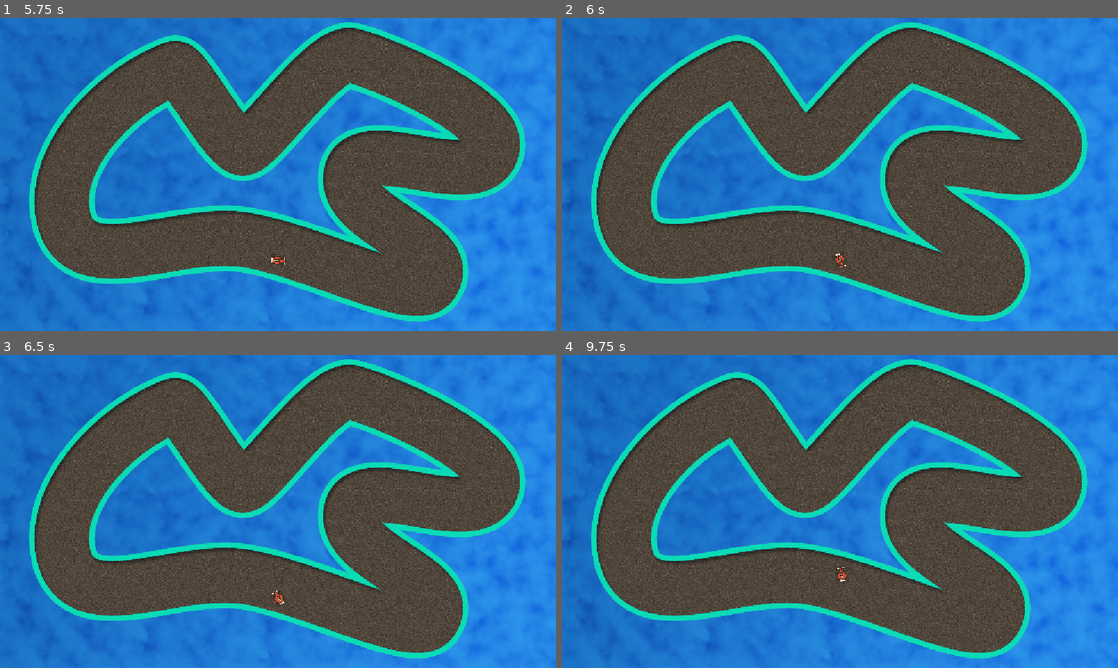
Above: before the commit, frames 1-4 (two rows, left to right).
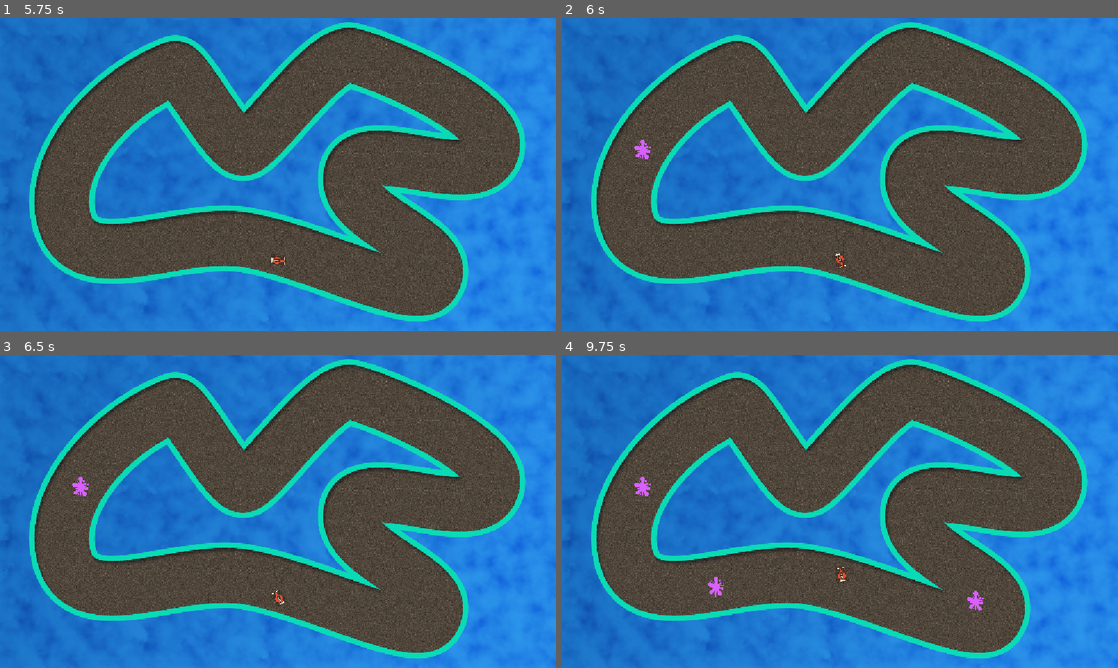
Above: after the commit, the same moments.

Repository: koreem-ahmed/mad-racer
Game: Godot game, scene res://scenes/Tracks/track1.tscn
Two runs of this game, one before a commit and one after it. Both use one fixed random seed, a clock stepped at 60 frames per second and the inputs below.
Inputs (mouse positions are in pixels of both pictures, inside the frame that each line leads up to):
- Up to frame 1 (5.75 s): tap Enter at 0.5, 2, 3.5 s; move the mouse to (400, 158) at 0.52 s; hold Right (ui_right) 0.53-1.28 s; tap Alt every 1.5 s from 0.6 to 5.1 s; click (400, 158) at 0.67 s; tap Space at 1.25, 2.75, 4.25 s; move the mouse to (166, 190) at 1.27 s; hold Down 1.28-2.03 s; tap Shift at 1.35, 2.85, 4.35 s; move the mouse to (333, 105) at 2.02 s; hold Right (ui_right) 2.03-2.78 s; move the mouse to (250, 237) at 2.77 s; hold Up (ui_up) 2.78-3.53 s; click (250, 237) at 2.92 s; move the mouse to (444, 221) at 3.52 s; hold Left (ui_left) 3.53-5.03 s; move the mouse to (111, 127) at 4.27 s; move the mouse to (305, 174) at 5.02 s; hold Down from 5.03 s (still down); click (305, 174) at 5.17 s
- Up to frame 2 (6 s): move the mouse to (756, 96) at 5.77 s; release Down at 5.78 s; hold Right (ui_right) from 5.78 s (still down); tap Shift at 5.85 s
- Up to frame 3 (6.5 s): keep holding Right (ui_right)
- Up to frame 4 (9.75 s): move the mouse to (962, 495) at 6.52 s; release Right (ui_right) at 6.53 s; hold Up (ui_up) 6.53-7.28 s; tap Alt at 6.6, 8.1, 9.6 s; move the mouse to (728, 527) at 7.27 s; hold Right (ui_right) 7.28-8.03 s; tap Shift at 7.35, 8.85 s; click (728, 527) at 7.42 s; move the mouse to (895, 442) at 8.02 s; hold Down 8.03-8.78 s; move the mouse to (812, 574) at 8.77 s; hold Left (ui_left) 8.78-9.53 s; move the mouse to (1006, 558) at 9.52 s; hold Up (ui_up) from 9.53 s (still down); click (1006, 558) at 9.67 s

Frame 1 is identical in both runs. In frame 2, 0.1% of the frame differs, in the area x 13-16%, y 38-46%; in frame 3, 0.1%; in frame 4, 0.3%, in the area x 13-76%, y 38-82%.

Commit message:
adding the oil and its dropper but didn't complete the slipping function

Diff:
--- /dev/null
+++ b/scenes/Oil.tscn
@@ -0,0 +1,17 @@
+[gd_scene format=3 uid="uid://cyyxdym0ykal"]
+
+[ext_resource type="Script" uid="uid://qba7f3jqmkc2" path="res://scripts/Oil.gd" id="1_lthua"]
+[ext_resource type="Texture2D" uid="uid://yyr47gbb1gym" path="res://assets/levels/Images/Oil.png" id="1_tvf3h"]
+
+[sub_resource type="CircleShape2D" id="CircleShape2D_lthua"]
+radius = 16.03122
+
+[node name="Oil" type="Area2D" unique_id=1737089996]
+script = ExtResource("1_lthua")
+
+[node name="Sprite2D" type="Sprite2D" parent="." unique_id=1546896462]
+scale = Vector2(0.3, 0.3)
+texture = ExtResource("1_tvf3h")
+
+[node name="CollisionShape2D" type="CollisionShape2D" parent="." unique_id=1017502765]
+shape = SubResource("CircleShape2D_lthua")
--- /dev/null
+++ b/scenes/OilDropper.tscn
@@ -0,0 +1,16 @@
+[gd_scene format=3 uid="uid://bvun3v1h17op6"]
+
+[ext_resource type="Texture2D" uid="uid://blv5vu5ryjp8t" path="res://assets/levels/Images/Dot.png" id="1_bm6xh"]
+[ext_resource type="Script" uid="uid://csm6bavel0fer" path="res://scripts/OilDropper.gd" id="1_j2oex"]
+
+[node name="Oil_Dropper" type="PathFollow2D" unique_id=570713592]
+script = ExtResource("1_j2oex")
+
+[node name="dot" type="Sprite2D" parent="." unique_id=282646329]
+modulate = Color(0.21568628, 1, 0.22352941, 1)
+scale = Vector2(0.1, 0.1)
+texture = ExtResource("1_bm6xh")
+
+[node name="dropper_timer" type="Timer" parent="." unique_id=989718360]
+
+[connection signal="timeout" from="dropper_timer" to="." method="_on_dropper_timer_timeout"]
--- a/scenes/RedCar.tscn
+++ b/scenes/RedCar.tscn
@@ -2,10 +2,15 @@
 
 [ext_resource type="Texture2D" uid="uid://b7wmt1hcagsow" path="res://assets/levels/Images/CarRed.png" id="1_bgn0w"]
 [ext_resource type="Script" uid="uid://b7v5k2ktas8p8" path="res://scripts/Red_Car.gd" id="1_itkl7"]
+[ext_resource type="Texture2D" uid="uid://blv5vu5ryjp8t" path="res://assets/levels/Images/Dot.png" id="3_23icj"]
 
 [sub_resource type="CapsuleShape2D" id="CapsuleShape2D_bgn0w"]
 radius = 9.0
 height = 28.0
+
+[sub_resource type="Curve" id="Curve_nvk7q"]
+_data = [Vector2(0.0045871586, 0.4809844), 0.0, 0.0, 0, 0, Vector2(0.6605505, 1), 0.0, 0.0, 0, 0, Vector2(1, 0), 0.0, 0.0, 0, 0]
+point_count = 3
 
 [node name="red_car" type="Area2D" unique_id=323058446]
 collision_mask = 0
@@ -20,3 +25,23 @@
 position = Vector2(-2, 0)
 rotation = 1.5707964
 shape = SubResource("CapsuleShape2D_bgn0w")
+
+[node name="Chrasheffect" type="CPUParticles2D" parent="." unique_id=1726609963]
+emitting = false
+amount = 32
+texture = ExtResource("3_23icj")
+lifetime = 0.6
+one_shot = true
+explosiveness = 0.75
+spread = 180.0
+gravity = Vector2(0, 0)
+initial_velocity_min = 30.0
+initial_velocity_max = 50.0
+orbit_velocity_min = -2.0
+orbit_velocity_max = 2.0
+radial_accel_min = 40.0
+radial_accel_max = 80.0
+scale_amount_min = 0.01
+scale_amount_max = 0.03
+scale_amount_curve = SubResource("Curve_nvk7q")
+color = Color(1, 0.47058824, 0.32941177, 1)
--- a/scenes/Tracks/track1.tscn
+++ b/scenes/Tracks/track1.tscn
@@ -4,6 +4,13 @@
 [ext_resource type="Script" uid="uid://iqej1grh57xd" path="res://scripts/Track_1.gd" id="1_7fxw1"]
 [ext_resource type="Texture2D" uid="uid://2msta3ane5h5" path="res://assets/levels/Images/WaterBg.png" id="1_kskby"]
 [ext_resource type="PackedScene" uid="uid://dndn07wuu1vqd" path="res://scenes/RedCar.tscn" id="3_7fxw1"]
+[ext_resource type="PackedScene" uid="uid://bvun3v1h17op6" path="res://scenes/OilDropper.tscn" id="5_6dgdl"]
+
+[sub_resource type="Curve2D" id="Curve2D_7fxw1"]
+_data = {
+"points": PackedVector2Array(-22.545454, 84.36363, 22.545454, -84.36363, 872, 526, -40.235695, 70.53665, 40.235695, -70.53665, 730, 320, -24.83685, 85.9355, 24.83685, -85.9355, 1034, 282, 58.842976, -9.917356, -58.842976, 9.917356, 718, 68, 50.247932, -1.983471, -50.247932, 1.983471, 507, 274, 61.118023, 0.081386566, -61.118023, -0.081386566, 353, 115, -5.950413, -157.35536, 5.950413, 157.35536, 126, 392, -82.32, 10.647271, 82.32, -10.647271, 443, 449, 0, 0, 0, 0, 749, 537, -18.181818, 61.81818, 18.181818, -61.81818, 872, 526)
+}
+point_count = 10
 
 [node name="track1" type="Node" unique_id=647559077]
 script = ExtResource("1_7fxw1")
@@ -30,4 +37,23 @@
 [node name="inside collision" type="CollisionPolygon2D" parent="track_collision" unique_id=1402515962]
 polygon = PackedVector2Array(346, 180, 410, 267, 448, 313, 476, 328, 500, 333, 522, 331, 552, 316, 587, 282, 708, 154,  …(249 unchanged characters)…
 
+[node name="track path" type="Path2D" parent="." unique_id=1298881647]
+curve = SubResource("Curve2D_7fxw1")
+
+[node name="Oil_Dropper" parent="track path" unique_id=570713592 node_paths=PackedStringArray("oil_container") instance=ExtResource("5_6dgdl")]
+position = Vector2(827.1255, 442.96686)
+rotation = -2.4522884
+progress = 100.0
+debug = false
+oil_container = NodePath("../../oil_container")
+
+[node name="Oil_Dropper2" parent="track path" unique_id=991340226 node_paths=PackedStringArray("oil_container") instance=ExtResource("5_6dgdl")]
+position = Vector2(827.1255, 442.96686)
+rotation = -2.4522884
+progress = 100.0
+debug = false
+oil_container = NodePath("../../oil_container")
+
+[node name="oil_container" type="Node" parent="." unique_id=1420500395]
+
 [connection signal="area_entered" from="track_collision" to="." method="_on_track_collision_area_entered"]
--- /dev/null
+++ b/scripts/Oil.gd
@@ -0,0 +1,14 @@
+extends Area2D
+
+class_name Oil
+
+# Called when the node enters the scene tree for the first time.
+func _ready() -> void:
+	await  get_tree().create_timer(
+		randf_range(3.0, 5.0)
+	).timeout
+	queue_free()
+
+
+func _on_area_entered(area: Area2D) -> void:
+	if area == Red_car: print("oil entered")
--- /dev/null
+++ b/scripts/OilDropper.gd
@@ -0,0 +1,47 @@
+extends PathFollow2D
+
+
+class_name Oil_dropper
+
+const OIL = preload("res://scenes/Oil.tscn")
+
+
+
+@export var debug: bool = true
+@export var speed: float = 100.0
+@export var oil_container: Node
+@export var drop_time_vr: Vector2 = Vector2(3.0, 8.0)
+@export var drop_margin: float = 25.0
+
+@onready var dot: Sprite2D = $dot
+@onready var dropper_timer: Timer = $dropper_timer
+
+func _ready() -> void:
+	dot.visible = false
+	progress_ratio = randf()
+	start_timer()
+
+
+func _process(delta: float) -> void:
+	progress += delta * speed
+
+func start_timer() -> void:
+	dropper_timer.wait_time = randf_range(
+		drop_time_vr.x, drop_time_vr.y
+	)
+	dropper_timer.start()
+
+func drop_oil() -> void:
+	if !oil_container:
+		push_error("drop_oil oil_container is not assigned")
+
+	var oil_hazard: Oil = OIL.instantiate()
+	oil_container.add_child(oil_hazard)
+	oil_hazard.global_position = Vector2(
+		global_position.x + randf_range(-drop_margin, drop_margin),
+		global_position.y + randf_range(-drop_margin, drop_margin)
+	)
+	start_timer()
+
+func _on_dropper_timer_timeout() -> void:
+	drop_oil()
--- a/scripts/Red_Car.gd
+++ b/scripts/Red_Car.gd
@@ -9,11 +9,13 @@
 @export var min_steering_factor:float = 0.5
 @export var bounce_time: float = 0.8
 @export var bounce_force: float = 30.0
+@onready var chrasheffect: CPUParticles2D = $Chrasheffect
 
 var _throttle: float = 0.0
 var _steer: float = 0.0
 var _velocity: float = 0.0
-
+var _bounce_tween: Tween
+var _bounce_target: Vector2 = Vector2.ZERO
 
 func _ready() -> void:
 	pass
@@ -48,14 +50,35 @@
 	rotate(steering_factor() * delta * _steer)
 
 
-func bounce() -> void:
-	set_physics_process(false)
-	_velocity = 0.
-	position -= transform.x * bounce_force
-	await get_tree().create_timer(bounce_time).timeout
+func bounce_done() -> void:
 	set_physics_process(true)
+	_bounce_tween = null
 
 
 
-func hit_boundry() -> void:
-	bounce()
+
+func bounce(dir_path: Vector2) -> void:
+	set_physics_process(false)
+	_velocity = 0.0
+	_bounce_target = position + (dir_path * bounce_force)
+
+	if _bounce_tween and _bounce_tween.is_running():
+		_bounce_tween.kill()
+
+	rotation_degrees = fmod(rotation_degrees, 360)
+	_bounce_tween = create_tween()
+	_bounce_tween.set_parallel()
+	_bounce_tween.tween_property(self, "position", _bounce_target, bounce_time)
+	_bounce_tween.tween_property(self, "rotation_degrees", rotation_degrees + 360.0, bounce_time)
+	_bounce_tween.set_parallel(false)
+	_bounce_tween.finished.connect(bounce_done)
+	#
+	#position -= transform.x * bounce_force
+	#await get_tree().create_timer(bounce_time).timeout
+	#set_physics_process(true)
+
+
+
+func hit_boundry(dir_path: Vector2) -> void:
+	chrasheffect.restart()
+	bounce(dir_path)
--- a/scripts/Track_1.gd
+++ b/scripts/Track_1.gd
@@ -2,5 +2,18 @@
 
 class_name Track
 
+@onready var track_path: Path2D = $"track path"
+
+var _track_curve: Curve2D
+
+func _ready() -> void:
+	_track_curve = track_path.curve
+
+func _path_direction(from_pos: Vector2) -> Vector2:
+	var closest_offset: float = _track_curve.get_closest_offset(from_pos)
+	var nearest_point: Vector2 = _track_curve.sample_baked(closest_offset)
+	return from_pos.direction_to(nearest_point)
+
+
 func _on_track_collision_area_entered(area: Area2D) -> void:
-	if area is Red_car: area.hit_boundry()
+	if area is Red_car: area.hit_boundry(_path_direction(area.position))
Not shown, added: scripts/Oil.gd.uid
Not shown, added: scripts/OilDropper.gd.uid
